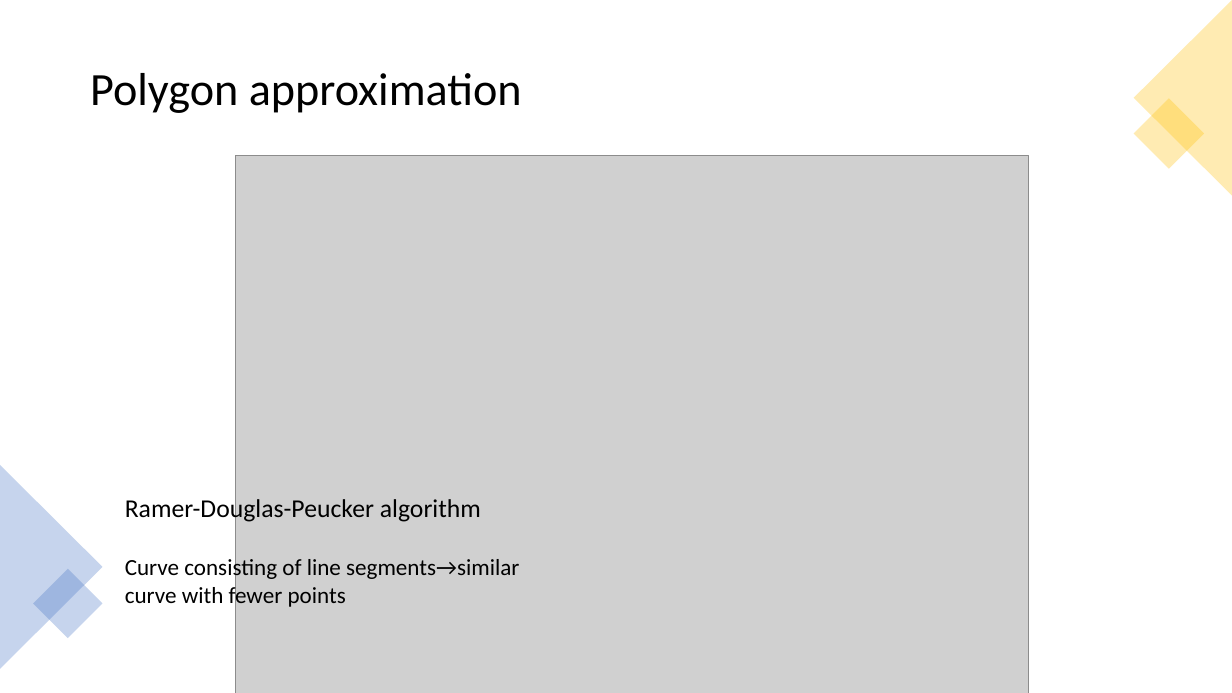
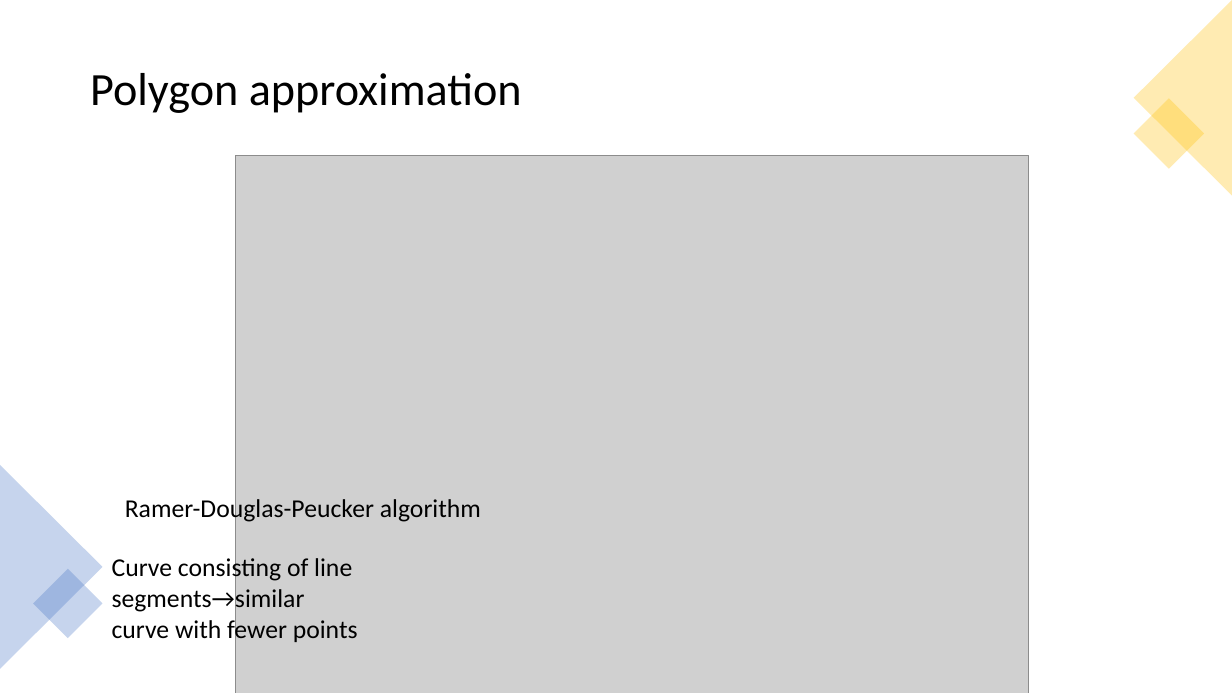
Before and after one commit to benjibst/Maturaprojekt, a slide deck: slide 4 of Presentation/Präsentation1.pptx. Drawn at 1232x693 pixels with LibreOffice and Linux fonts; fonts in the diff are those of the drawing; grey boxes stand for pictures. Boxes give left, top, right and bottom in pixels: in the first picture for what was removed or moved away, otherwise in the second. Text is boxed around its words. In the diff, an @@ line names an element or a change of style, - is before the commit and + after.

```diff
--- a/Presentation/Präsentation1.pptx
+++ b/Presentation/Präsentation1.pptx
@@ text "Curve consisting of line segments→similar": place and size @@
-text "Curve consisting of line segments→similar" at box(125, 556, 519, 609)
+text "Curve consisting of line segments→similar" at box(112, 555, 358, 644)
@@ text "Curve consisting of line segments→similar" at box(112, 555, 358, 644): size 18 to 20 pt @@
```
Also in this commit, not shown: 12 other files.
